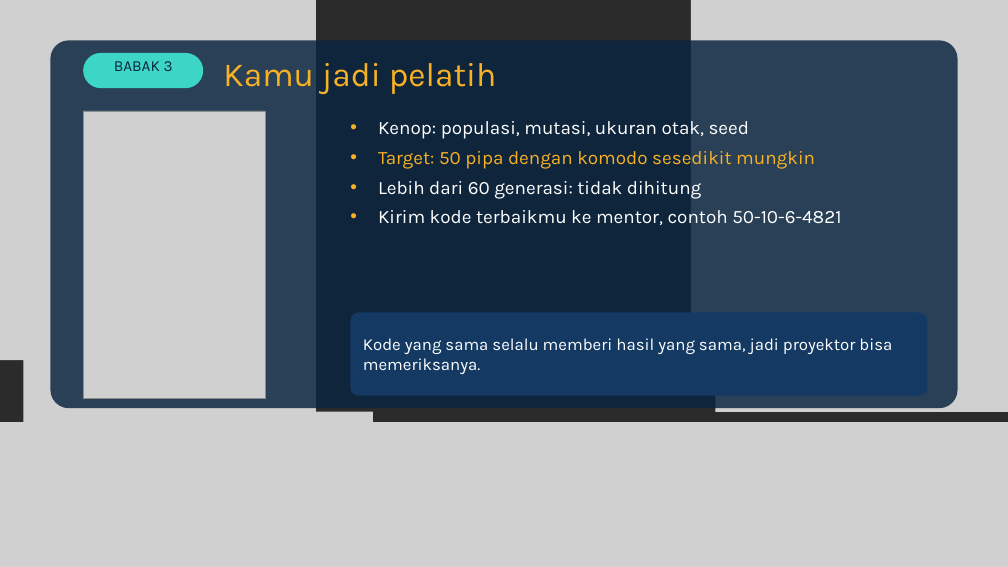
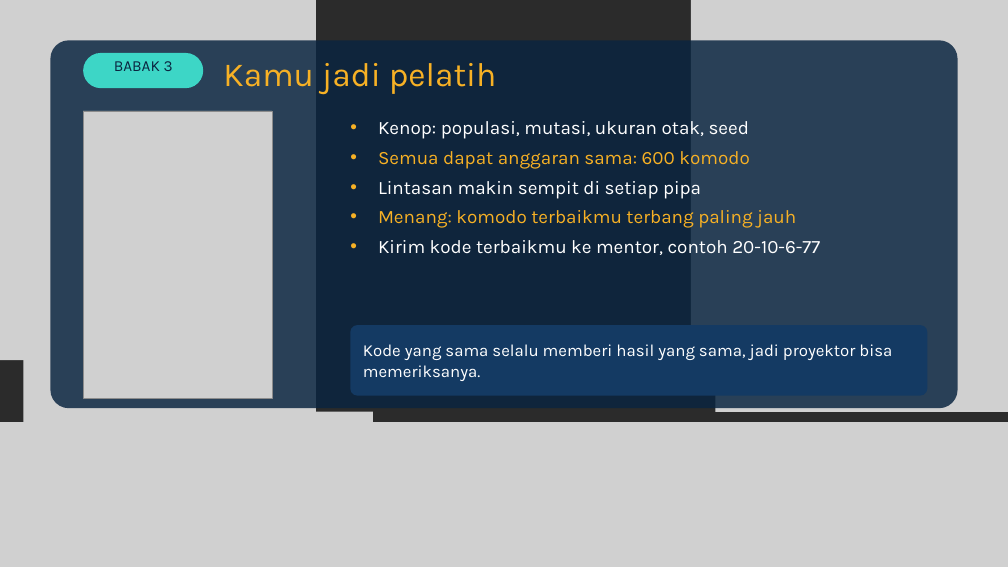
Before and after one commit to dafx7/COMPUTING-AI-ML-OPTIMIZATION, a slide deck: slide 25 of week0/slides/Pertemuan-0-Kickoff.pptx. Drawn at 1008x567 pixels with LibreOffice and Linux fonts; fonts in the diff are those of the drawing; grey boxes stand for pictures; background and template pictures are left out; a plain dark background stands for a picture behind light text. Boxes give left, top, right and bottom in pixels: in the first picture for what was removed or moved away, otherwise in the second. Text is boxed around its words. In the diff, an @@ line names an element or a change of style, - is before the commit and + after.

```diff
--- a/week0/slides/Pertemuan-0-Kickoff.pptx
+++ b/week0/slides/Pertemuan-0-Kickoff.pptx
@@ picture: place and size @@
-picture at bbox=[83, 111, 265, 398]
+picture at bbox=[83, 111, 272, 398]
@@ text at bbox=[378, 151, 820, 255]: text changed @@
-• Target: 50 pipa dengan komodo sesedikit mungkin
-• Lebih dari 60 generasi: tidak dihitung
-• Kirim kode terbaikmu ke mentor, contoh 50-10-6-4821
+• Semua dapat anggaran sama: 600 komodo
+• Lintasan makin sempit di setiap pipa
+• Menang: komodo terbaikmu terbang paling jauh
+• Kirim kode terbaikmu ke mentor, contoh 20-10-6-77
@@ rounded rectangle: place and size @@
-rounded rectangle at bbox=[350, 312, 927, 396]
+rounded rectangle at bbox=[350, 325, 927, 396]
@@ text "Kode yang sama selalu memberi ...": place and size @@
-text "Kode yang sama selalu memberi ..." at bbox=[363, 338, 892, 374]
+text "Kode yang sama selalu memberi ..." at bbox=[363, 344, 892, 381]
```
Also in this commit, not shown: 7 other slides changed, 10 other files.
